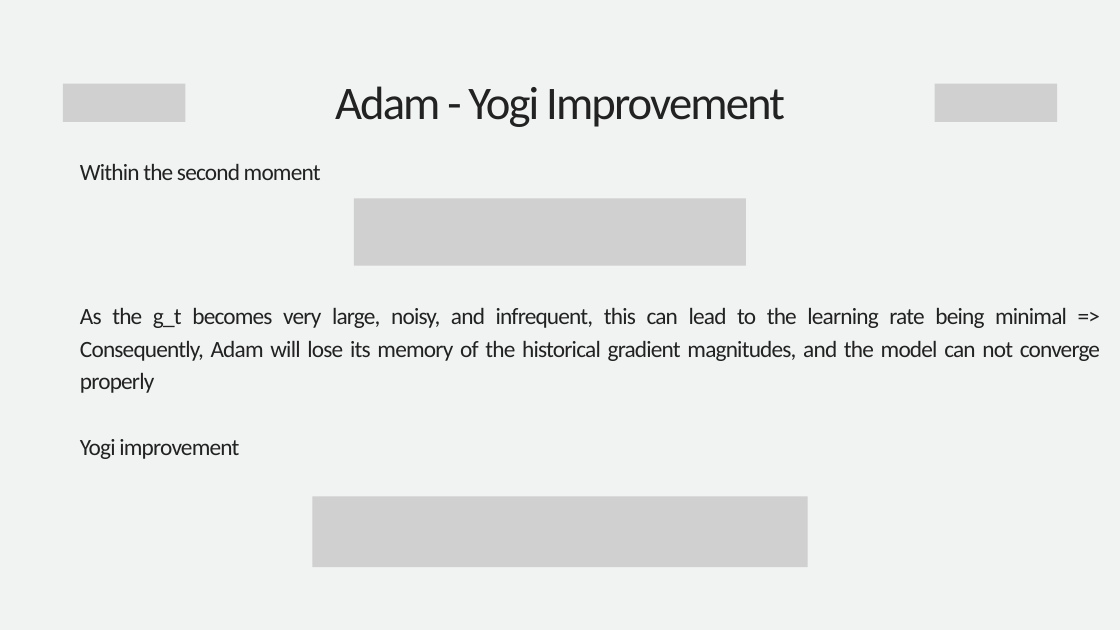
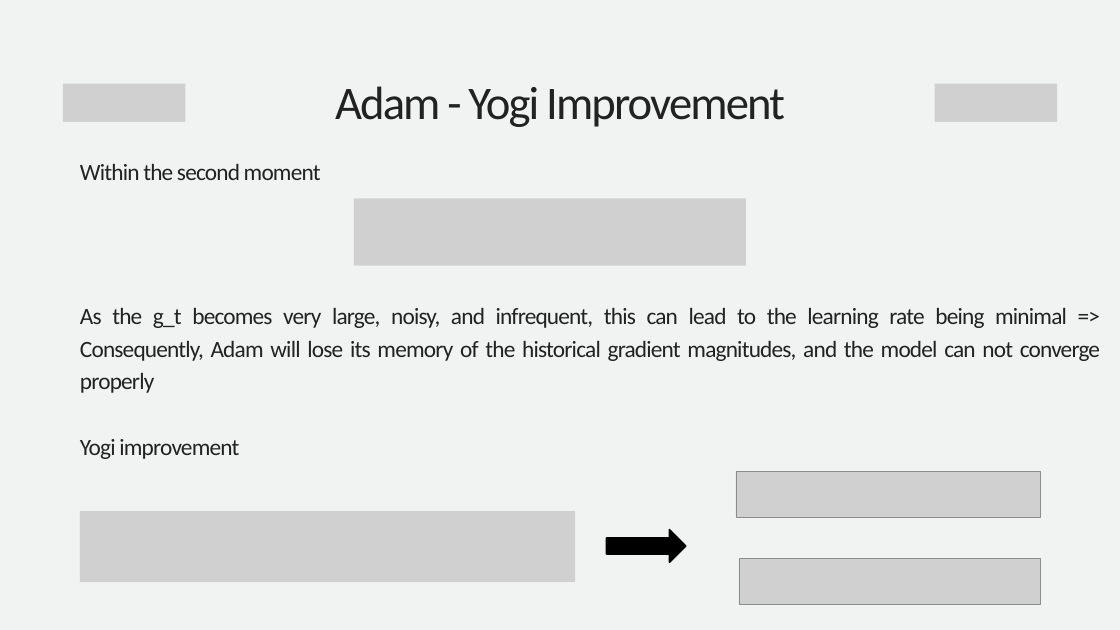
Before and after one commit to hu1909/AdaDelta_and_ADAM, a slide deck: slide 11 of AdaDelta & Adam Algorithm.pptx. Drawn at 1120x630 pixels with LibreOffice and Linux fonts; fonts in the diff are those of the drawing; grey boxes stand for pictures. Boxes give left, top, right and bottom in pixels: in the first picture for what was removed or moved away, otherwise in the second. Text is boxed around its words. In the diff, an @@ line names an element or a change of style, - is before the commit and + after.

```diff
--- a/AdaDelta & Adam Algorithm.pptx
+++ b/AdaDelta & Adam Algorithm.pptx
@@ picture added at [736,471,1040,517] @@
@@ picture: place and size @@
-picture at [312,496,808,567]
+picture at [80,511,575,582]
@@ right arrow added at [606,530,686,562], fill #000000, outline #000000 2 pt @@
@@ picture added at [739,559,1040,605] @@
```
Also in this commit, not shown: 1 other slide changed.
